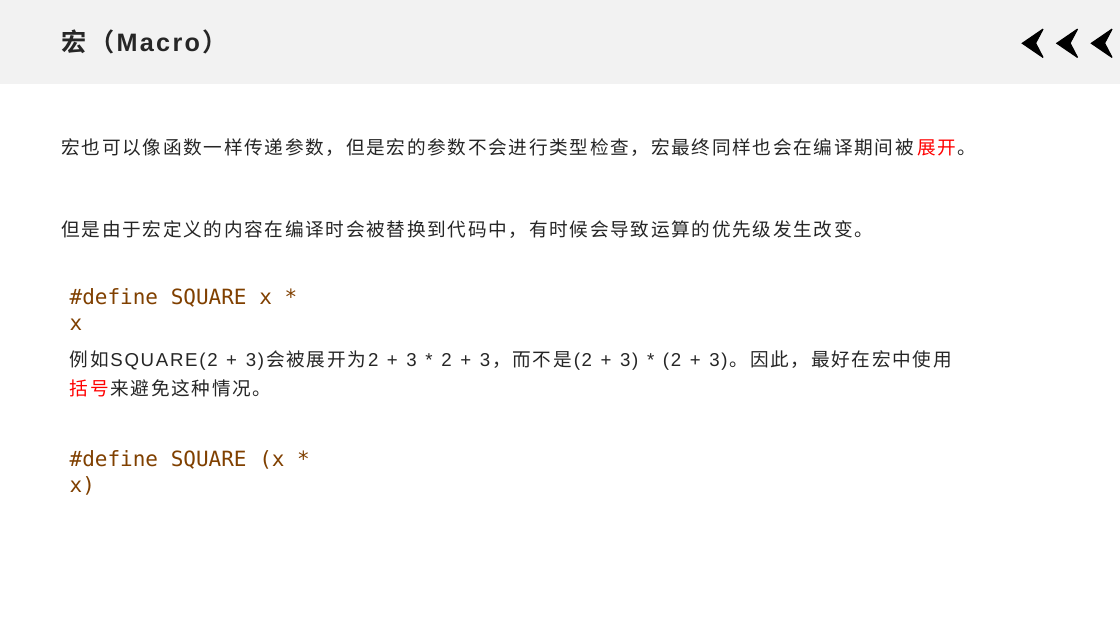
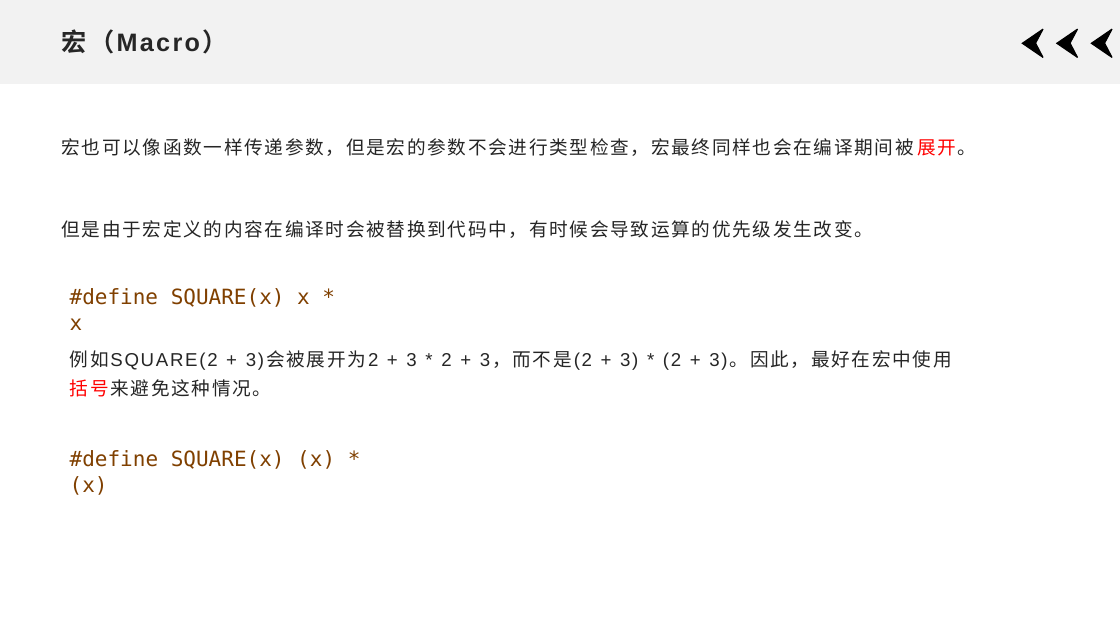
Before and after one commit to xdai02/C, a slide deck: slide 4 of slides/Chapter6.pptx. Drawn at 1120x630 pixels with LibreOffice and Linux fonts; fonts in the diff are those of the drawing. Boxes give left, top, right and bottom in pixels: in the first picture for what was removed or moved away, otherwise in the second. Text is boxed around its words. In the diff, an @@ line names an element or a change of style, - is before the commit and + after.

Commit message:
fix typo

```diff
--- a/slides/Chapter6.pptx
+++ b/slides/Chapter6.pptx
@@ text at [70, 288, 310, 330]: text changed @@
-#define SQUARE x * x
+#define SQUARE(x) x * x
@@ text at [70, 450, 335, 495]: text changed @@
-#define SQUARE (x * x)
+#define SQUARE(x) (x) * (x)
```
